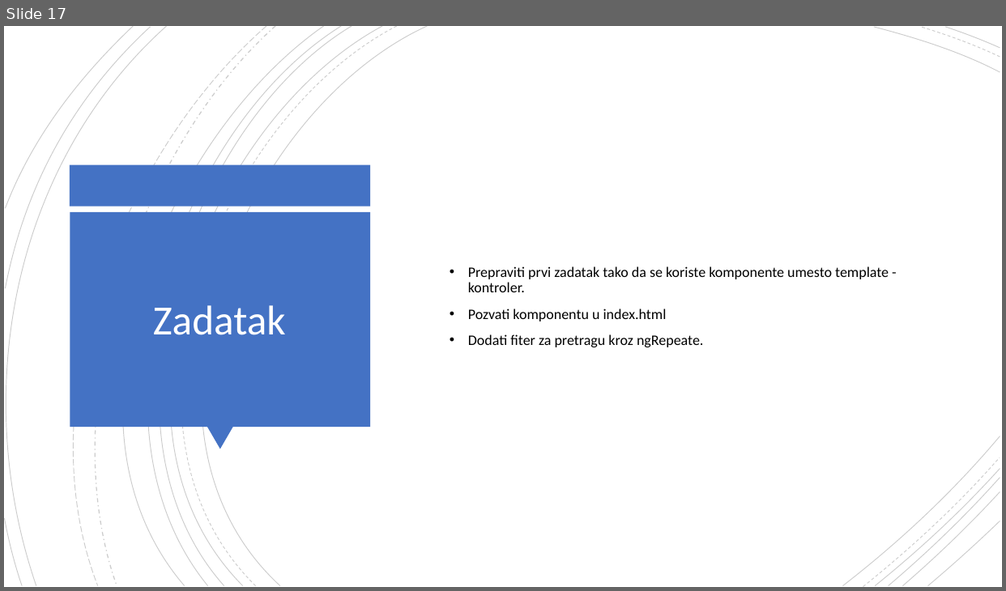
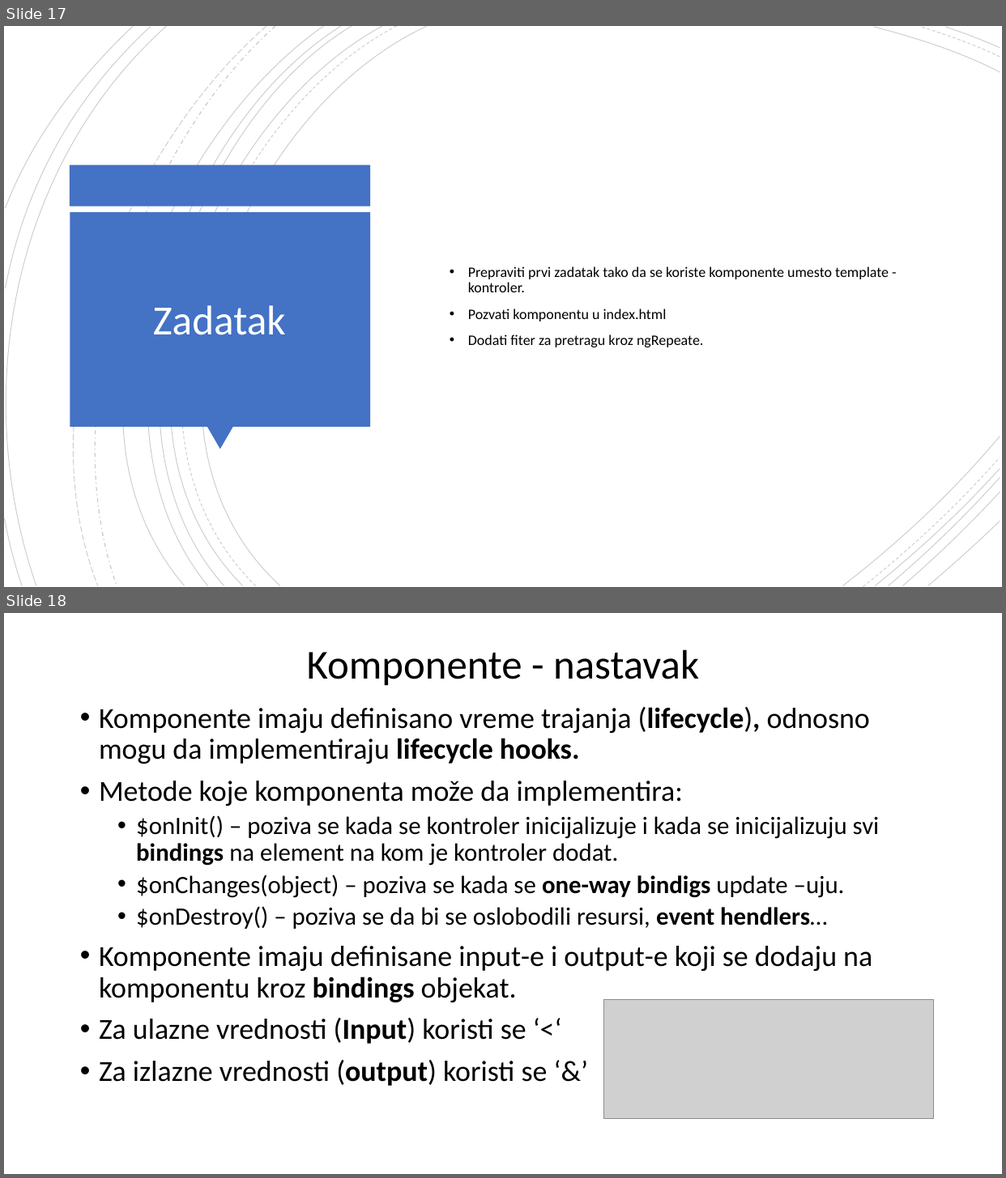
Before and after one commit to daniloMogin/kurs, a slide deck: AngularJS.pptx. Shown one above the other, each under a label of ours: slide 17 before the commit, slides 17 and 18 after it. The pictures are 1006x591 and 1006x1178 pixels, drawn with LibreOffice and Linux fonts; fonts in the diff are those of the drawing; grey boxes stand for pictures. Boxes give left, top, right and bottom in pixels: in the first picture for what was removed or moved away, otherwise in the second. Text is boxed around its words. In the diff, an @@ line names an element or a change of style, - is before the commit and + after.

```diff
--- a/AngularJS.pptx
+++ b/AngularJS.pptx
@@ slide 18 added at bbox=[4, 613, 1002, 1174], background #FFFFFF @@
@@ title added at bbox=[307, 649, 699, 686], 39.6 pt, text #000000 @@
+Komponente - nastavak
@@ text added at bbox=[99, 707, 880, 1086], 28 pt, text #000000 @@
+• Komponente imaju definisano vreme trajanja (lifecycle), odnosno mogu da implementiraju lifecycle hooks.
+• Metode koje komponenta može da implementira:
+  • $onInit() – poziva se kada se kontroler inicijalizuje i kada se inicijalizuju svi bindings na element na kom je kontroler dodat.
+  • $onChanges(object) – poziva se kada se one-way bindigs update –uju.
+  • $onDestroy() – poziva se da bi se oslobodili resursi, event hendlers…
+• Komponente imaju definisane input-e i output-e koji se dodaju na komponentu kroz bindings objekat.
+• Za ulazne vrednosti (Input) koristi se ‘<‘
+• Za izlazne vrednosti (output) koristi se ‘&’
@@ picture added at bbox=[603, 1000, 934, 1118] @@
```
Also in this commit, not shown: 1 other slide added, 5 other files.
